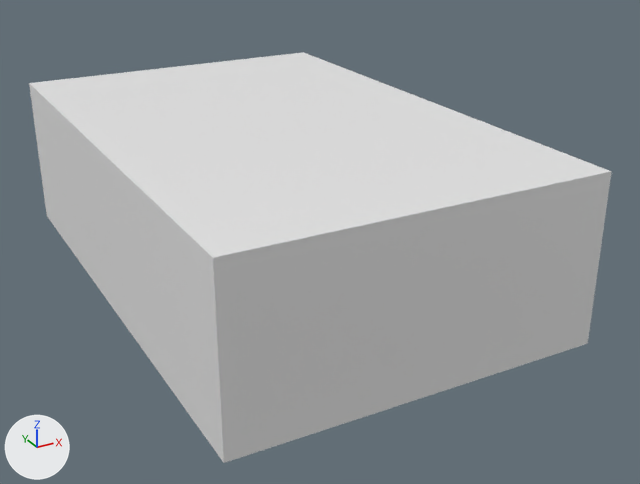
Renders of the glTF model Model3d/glb/C04-01245D.glb from each side of a commit.
Camera for both pictures: a 50 mm camera at (-0.0007, -0.00181, 0.00148) aimed at (0.00075, 0.00083, 0.00016). The axes (+X, +Y, +Z) are drawn at lower left. The lights are the same throughout. The picture after the commit comes second. Where no turn or scale is listed for an object, it has been applied to the vertices. Vertices at exactly the same position are counted once.

Objects in the first picture: 'OpenSCAD Model'.
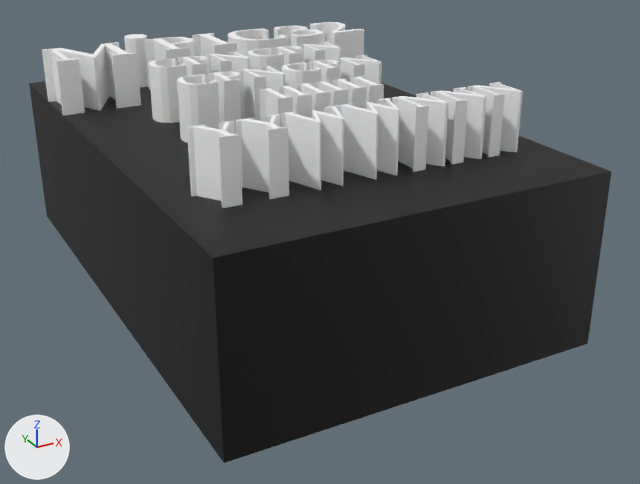
Location of each change, [x1, y1, x2, y2] in pixels of the pictures (640 x 484 px):
'OpenSCAD Model', reshaped (7% taller)
    before: [29, 52, 612, 463]
    after: [29, 22, 612, 463]
part 1 of me_openscad_model, added
    after: [29, 22, 611, 258]
part 2 of me_openscad_model, recoloured (white to black)
    both: [29, 84, 612, 463]

Diff of the bpy script that builds the scene:
```diff
--- a/Model3d/glb/C04-01245D.glb.py
+++ b/Model3d/glb/C04-01245D.glb.py
@@ mat_color_1 @@
+mat_color_1 = principled_material('Color 1')
+mat_color_1.base_color = (0.0, 0.0, 0.0)  # black #000000
@@ mat_color_2 @@
+mat_color_2 = principled_material('Color 2')
+mat_color_2.base_color = (1.0, 1.0, 1.0)  # white #ffffff
@@ me_openscad_model @@
 # used by ob_openscad_model
-me_openscad_model.from_pydata(...)  # 8 vertices, 12 faces; spans x 0.0..0.0013, y 0.0..0.002, z 0.0..0.0006
+me_openscad_model.from_pydata(...)  # 1505 vertices, 3006 faces; spans x 0.0..0.0013, y 0.0..0.002, z 0.0..0.0008
+# me_openscad_model part 1: 1497 vertices added at x 0.0..0.00129, y 0.00028..0.00179, z 0.0006..0.0008
+# me_openscad_model part 2: 10 faces spanning x 0.0..0.0013, y 0.0..0.002, z 0.0..0.0006 switch from no material to mat_color_1 (black #000000)
+me_openscad_model.materials.append(mat_color_2)  # white #ffffff
```
